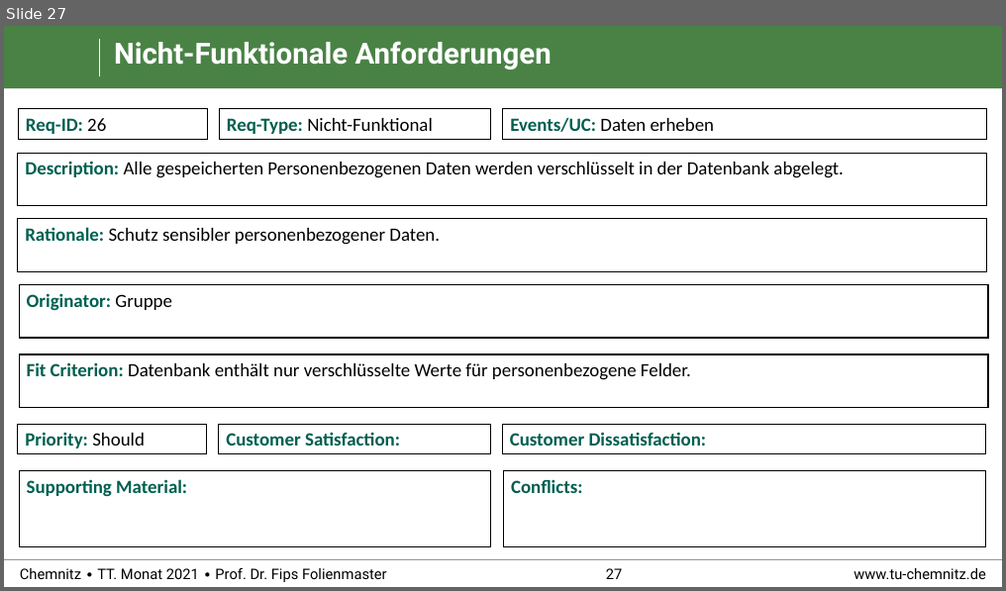
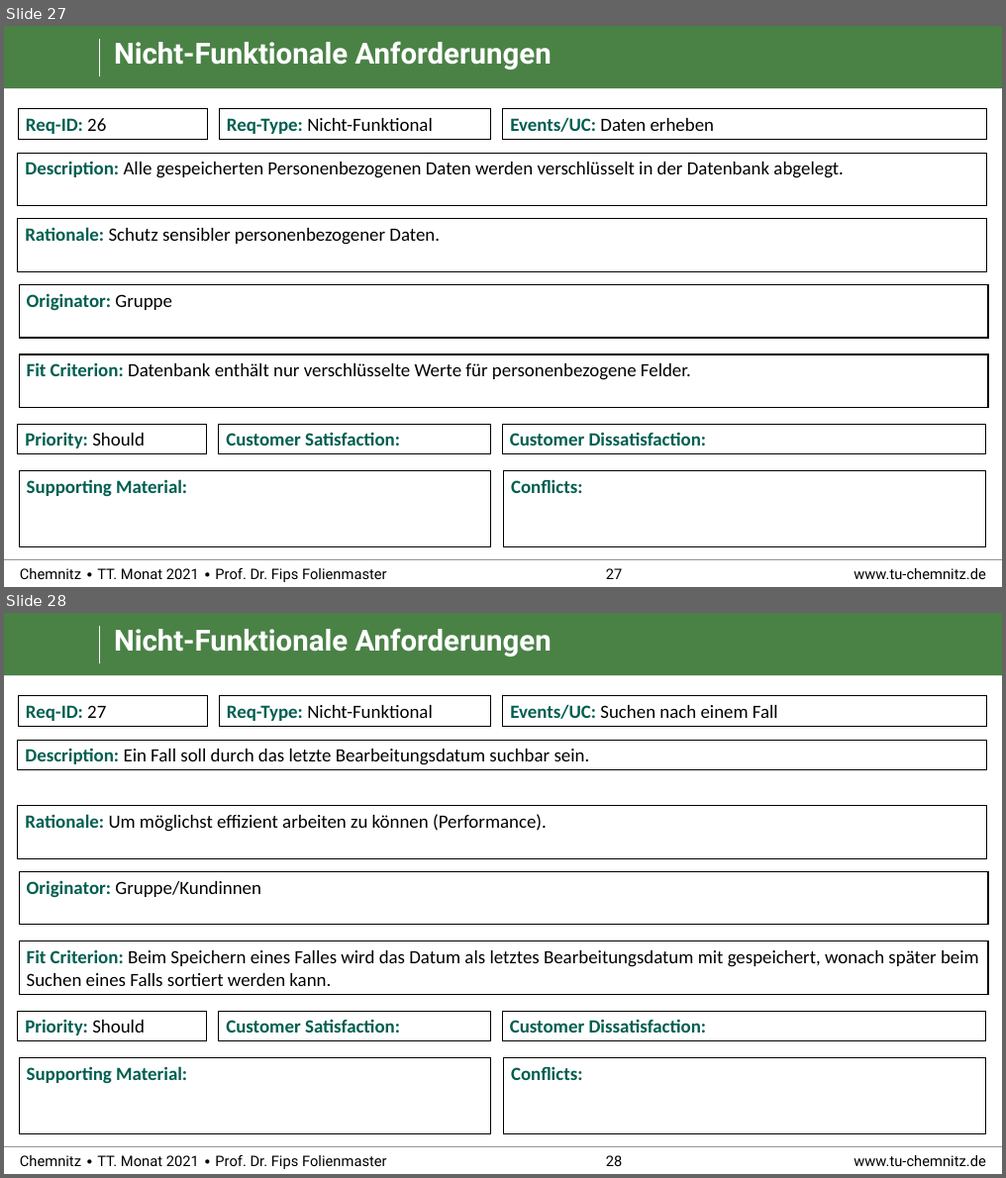
Before and after one commit to RealBiggerBo/Softwaretechnik, a slide deck: SnowCards_Requirements.pptx. Shown one above the other, each under a label of ours: slide 27 before the commit, slides 27 and 28 after it. The pictures are 1006x591 and 1006x1178 pixels, drawn with LibreOffice and Linux fonts; fonts in the diff are those of the drawing; background and template pictures are left out. Boxes give left, top, right and bottom in pixels: in the first picture for what was removed or moved away, otherwise in the second. Text is boxed around its words. In the diff, an @@ line names an element or a change of style, - is before the commit and + after.

Commit message:
Anforderungen 5 und 24 bearbeitet. Anforderung 27 hinzugefügt.

```diff
--- a/SnowCards_Requirements.pptx
+++ b/SnowCards_Requirements.pptx
@@ slide 28 added at (x1=4, y1=613, x2=1002, y2=1174), background #FFFFFF; not listed: 6 template elements that a slide beside it also shows @@
@@ title added at (x1=114, y1=628, x2=551, y2=657), 28 pt, text #FFFFFF, bold @@
+Nicht-Funktionale Anforderungen
@@ rectangle added at (x1=18, y1=696, x2=208, y2=726), fill #FFFFFF, outline #000000 1 pt, 18 pt, text #005F50, bold @@
+Req-ID: 27
@@ rectangle added at (x1=220, y1=696, x2=491, y2=726), fill #FFFFFF, outline #000000 1 pt, 18 pt, text #000000 @@
+Req-Type: Nicht-Funktional
@@ rectangle added at (x1=503, y1=696, x2=987, y2=726), fill #FFFFFF, outline #000000 1 pt, 18 pt, text #000000 @@
+Events/UC: Suchen nach einem Fall
@@ group added at (x1=18, y1=740, x2=988, y2=995): 4 rectangles @@
+Description: Ein Fall soll durch das letzte Bearbeitungsdatum suchbar sein.
+Rationale: Um möglichst effizient arbeiten zu können (Performance).
+Originator: Gruppe/Kundinnen
+Fit Criterion: Beim Speichern eines Falles wird das Datum als letztes Bearbeitungsdatum mit gespeichert, wonach später beim Suchen eines Falls sortiert werden kann.
@@ rectangle added at (x1=18, y1=1011, x2=207, y2=1042), fill #FFFFFF, outline #000000 1 pt, 18 pt, text #005F50, bold @@
+Priority: Should
@@ rectangle added at (x1=219, y1=1011, x2=491, y2=1042), fill #FFFFFF, outline #000000 1 pt, 18 pt, text #005F50, bold @@
+Customer Satisfaction:
@@ rectangle added at (x1=503, y1=1011, x2=986, y2=1042), fill #FFFFFF, outline #000000 1 pt, 18 pt, text #005F50, bold @@
+Customer Dissatisfaction:
@@ rectangle added at (x1=19, y1=1059, x2=491, y2=1134), fill #FFFFFF, outline #000000 1 pt, 18 pt, text #005F50, bold @@
+Supporting Material:
@@ rectangle added at (x1=504, y1=1059, x2=986, y2=1134), fill #FFFFFF, outline #000000 1 pt, 18 pt, text #005F50, bold @@
+Conflicts:
```
Also in this commit, not shown: 2 slides changed.
